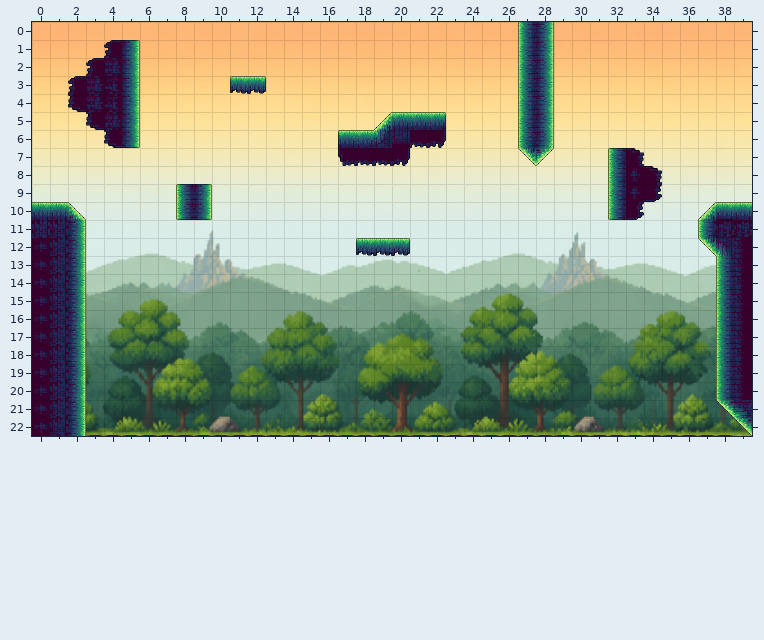
Two states of a Tiled map, assets/Niveles/2-3.tmx. Above, as it was before the edit.
Cells are 32x32 px. Shown: x 0..39, y 0..22.
And afterwards:
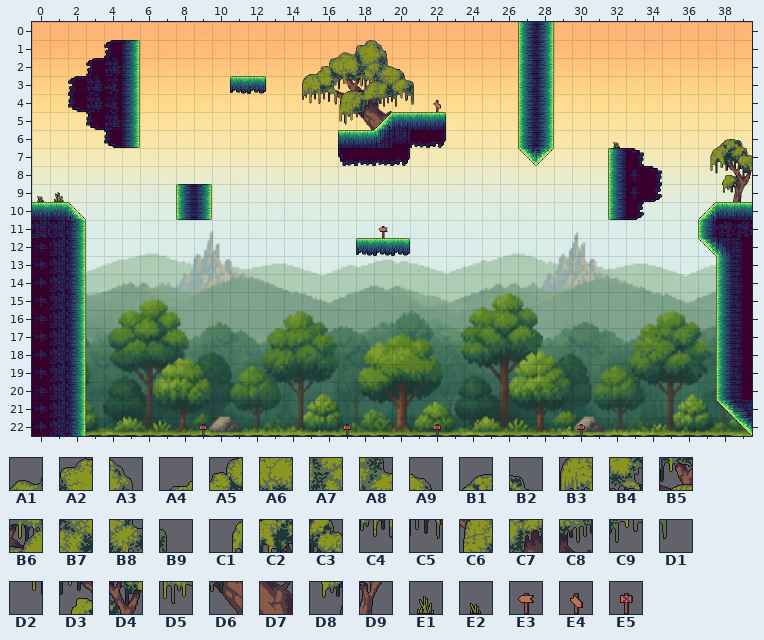
Key: from "Arboles": A1 2, A2 3, A3 4, A4 12, A5 13, A6 14, A7 15, A8 16, A9 17, B1 20, B2 21, B3 24, B4 25, B5 26, B6 27, B7 28, B8 29, B9 30, C1 31, C2 32, C3 33, C4 36, C5 37, C6 38, C7 39, C8 40, C9 41, D1 42, D2 43, D3 44, D4 45, D5 50, D6 51, D7 52, D8 56, D9 57; from "Hierba": E1 1, E2 4; from "Señales": E3 4, E4 7, E5 8.
__ is an empty cell.
Tiles of an added or newly shown layer are drawn over the layers below it.
What changed:
Layer "Capa de patrones 2" (added):
y 1: x 17..19 __ __ __ -> A1 A2 A3
y 2: x 15..20 __ __ __ __ __ __ -> A4 A5 A6 A7 A8 A9
y 3: x 15..21 __ __ __ __ __ __ __ -> B3 B4 B5 B6 B7 B8 B9
y 4: x 15..22 __ __ __ __ __ __ __ __ -> C4 C5 C6 C7 C8 C9 D1 E4
y 5: x 17..19 __ __ __ -> D5 D6 D7
y 6: x 32 __ -> E2; x 38..39 __ __ -> B1 B2
y 7: x 37..39 __ __ __ -> C1 C2 C3
y 8: x 37..39 __ __ __ -> D2 D3 D4
y 9: x 0..1 __ __ -> E2 E1; x 38..39 __ __ -> D8 D9
y 11: x 19 __ -> E3
y 22: x 9 __ -> E5; x 17 __ -> E5; x 22 __ -> E5; x 30 __ -> E5
